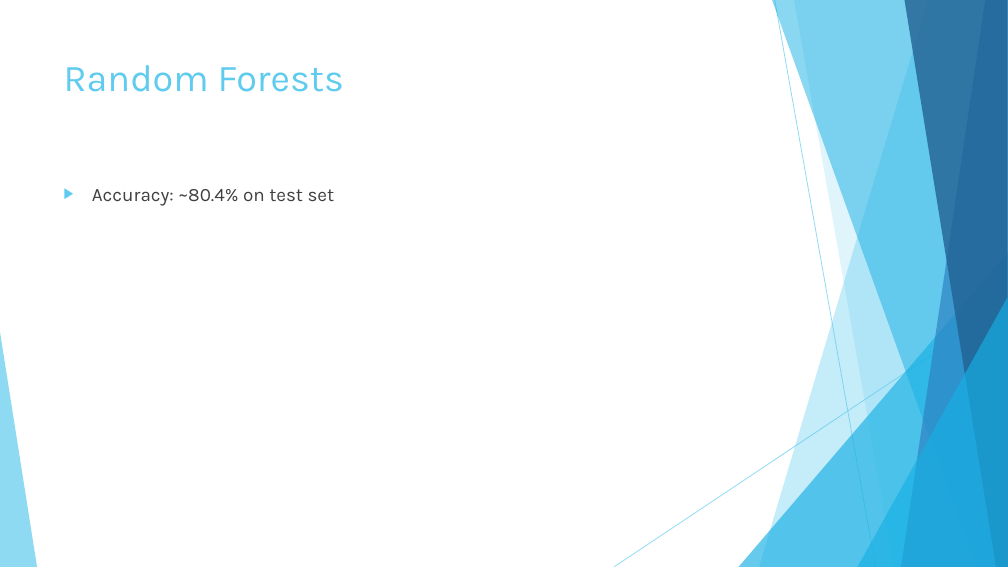
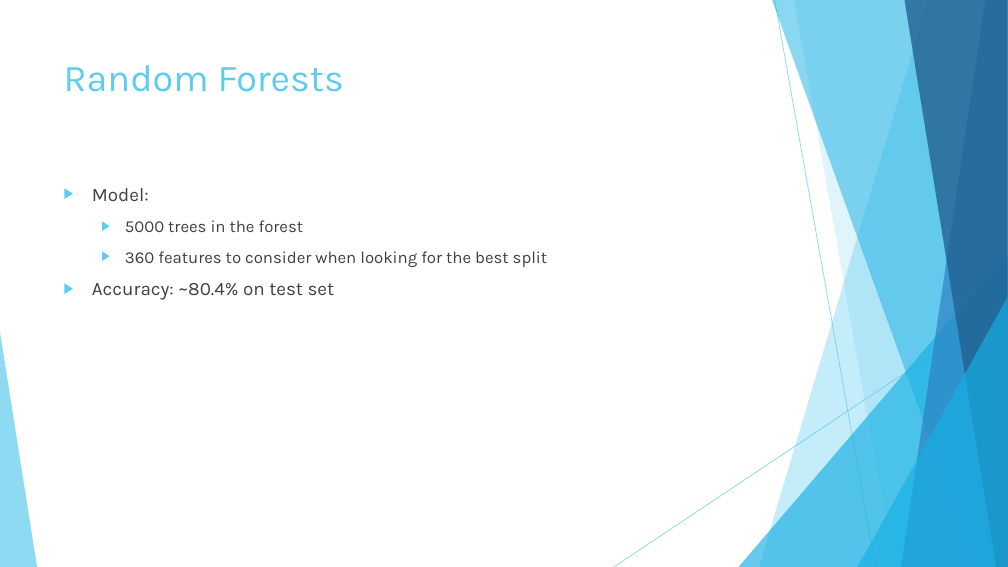
Before and after one commit to andreistirb/textmining, a slide deck: slide 7 of text_classification.pptx. Drawn at 1008x567 pixels with LibreOffice and Linux fonts; fonts in the diff are those of the drawing. Boxes give left, top, right and bottom in pixels: in the first picture for what was removed or moved away, otherwise in the second. Text is boxed around its words. In the diff, an @@ line names an element or a change of style, - is before the commit and + after.

```diff
--- a/text_classification.pptx
+++ b/text_classification.pptx
@@ text at (x1=92, y1=188, x2=548, y2=267): paragraphs added @@
+▶ Model:
+  ▶ 5000 trees in the forest
+  ▶ 360 features to consider when looking for the best split
```
Also in this commit, not shown: 1 other slide changed, 2 slides added, 4 other files.
